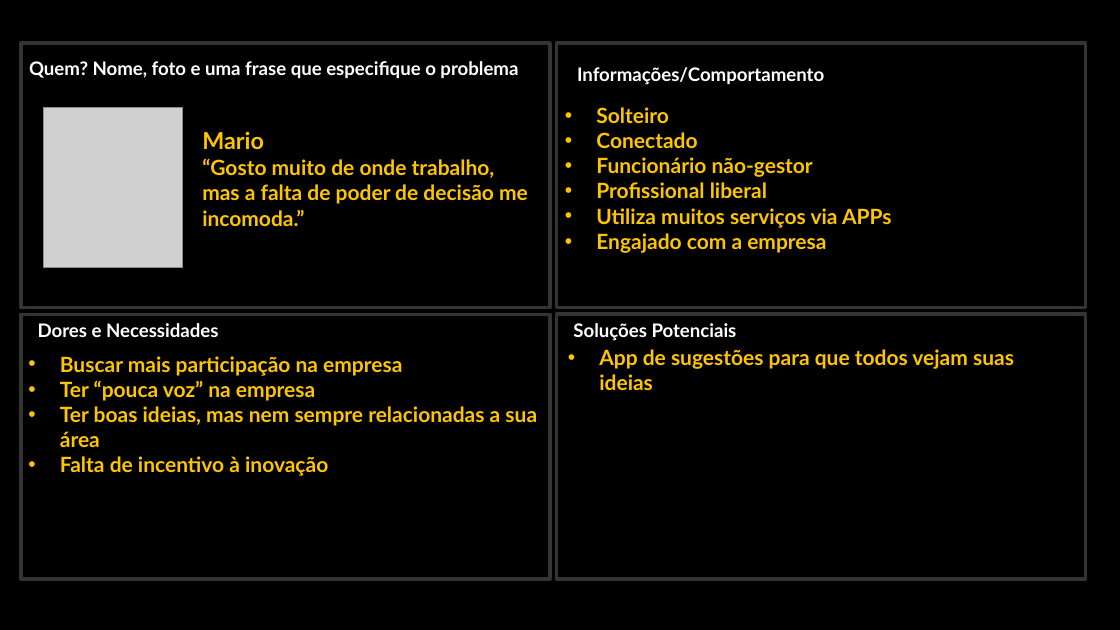
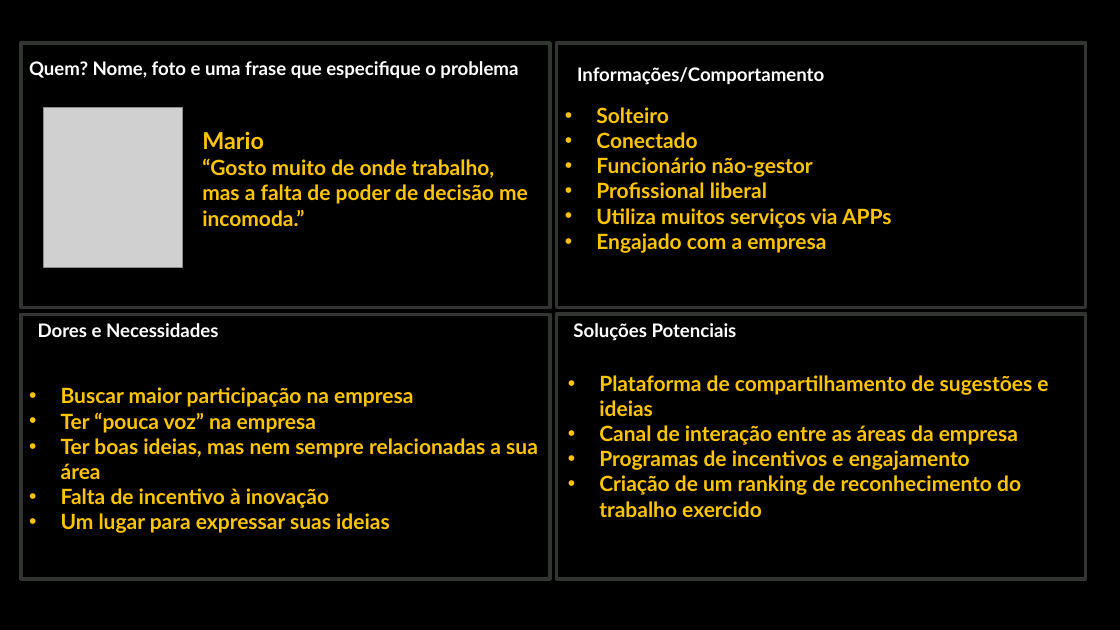
Before and after one commit to BandTec/3CCO-2021-1-Grupo-06, a slide deck: slide 11 of Documentos/Apresentação - Sprint 1.pptx. Drawn at 1120x630 pixels with LibreOffice and Linux fonts; fonts in the diff are those of the drawing; grey boxes stand for pictures. Boxes give left, top, right and bottom in pixels: in the first picture for what was removed or moved away, otherwise in the second. Text is boxed around its words. In the diff, an @@ line names an element or a change of style, - is before the commit and + after.

```diff
--- a/Documentos/Apresentação - Sprint 1.pptx
+++ b/Documentos/Apresentação - Sprint 1.pptx
@@ text "Buscar maior participação na empresa": place and size @@
-text "Buscar maior participação na empresa" at box(60, 356, 537, 476)
+text "Buscar maior participação na empresa" at box(61, 387, 538, 533)
@@ text at box(61, 387, 413, 407): text changed @@
-• Buscar mais participação na empresa
+• Buscar maior participação na empresa
@@ text at box(599, 375, 1048, 517): text changed @@
-• App de sugestões para que todos vejam suas ideias
+• Plataforma de compartilhamento de sugestões e ideias
+• Canal de interação entre as áreas da empresa
+• Programas de incentivos e engajamento
+• Criação de um ranking de reconhecimento do trabalho exercido
@@ text at box(61, 513, 390, 533): paragraph added @@
+• Um lugar para expressar suas ideias
```
Also in this commit, not shown: 1 slide added, 6 other files.
